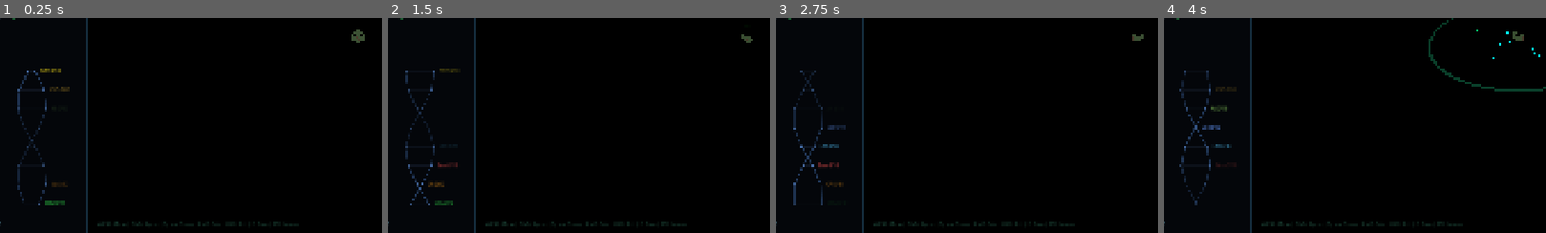
Above: before the commit, frames 1-4 (left to right).
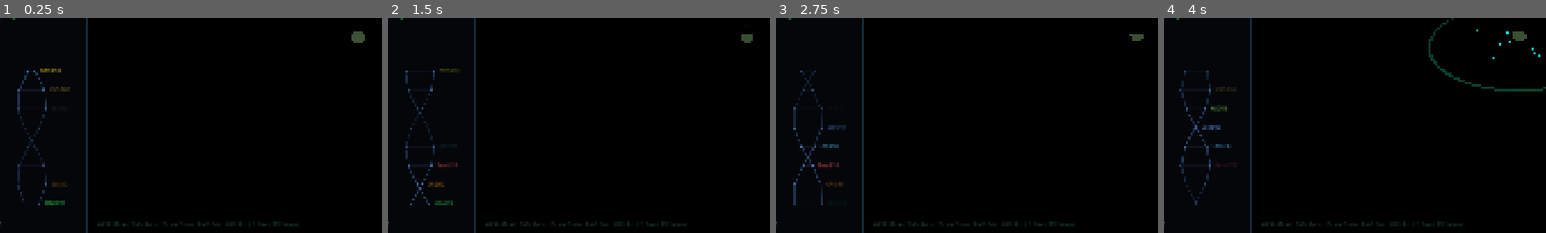
Above: after the commit, the same moments.

Repository: gnoobs75/3volov3
Game: Godot game, scene res://scenes/snake_stage.tscn
Same seed, same stepped clock (60 frames per second), same inputs: the game is played once before the commit and once after it. This scene is started directly instead of the project's main scene.
Inputs (mouse positions are % of the whole screen's width and height, from its top left):
- Up to frame 1 (0.25 s): no input
- Up to frame 2 (1.5 s): tap Enter at 0.5 s; move the mouse to (72, 45) at 0.52 s; press the mouse at (72, 45) at 0.53 s; hold D (move_right) 0.53-1.25 s; tap Space at 0.77 s; release the mouse at (72, 45) at 1.25 s; drag from (30, 55) to (45, 70) at 1.27 s
- Up to frame 3 (2.75 s): move the mouse to (60, 28) at 2.02 s; hold D (move_right) from 2.03 s (still down); hold Q (focus_out) from 2.03 s (still down)
- Up to frame 4 (4 s): release D (move_right) at 2.75 s; release Q (focus_out) at 2.75 s; drag from (45, 70) to (20, 35) at 2.77 s; move the mouse to (80, 65) at 3.52 s; hold A (move_left) from 3.53 s (still down); tap F (metabolize) at 3.6 s; tap Space at 3.77 s
The pictures show only the part of the screen within x 3-53%, y 50-100%; the shares and areas given below are measured in that part.

The runs differ from the first frame. In frame 1, less than 0.1% of the frame differs, in the area x 92-95%, y 5-12%; in frame 2, less than 0.1%; in frame 3, less than 0.1%; in frame 4, less than 0.1%, in the area x 92-95%, y 6-10%.

Commit message:
Fix worm head facing backward: wrapper node flips to face forward
The head model's jaw was mapped to local -Z via rotation.x=-PI/2,
but the worm moves in local +Z. This caused eyes/face to always
face the camera behind the worm instead of looking forward.

Fix: HeadWrapper node with rotation.y=PI flips the model so the
jaw faces +Z (movement direction). Also adds:
- Strong forward lunge on RMB bite (velocity + head offset tween)
- Eye flashlight for Blender model path (was billboard-only)

Co-Authored-By: Claude Opus 4.6 <noreply@anthropic.com>

Diff:
--- a/scripts/snake_stage/player_worm.gd
+++ b/scripts/snake_stage/player_worm.gd
@@ -49,6 +49,7 @@
 var _face_canvas: Control = null
 var _head_mesh: MeshInstance3D = null
 var _head_node: Node3D = null  # Root of imported Blender head model
+var _head_wrapper: Node3D = null  # Orientation wrapper (rotation.y=PI to face forward)
 
 # --- Trifold Jaw ---
 var _jaw_petals: Array[Node3D] = []  # 3 pivot nodes holding jaw cone + teeth
@@ -56,7 +57,10 @@
 var _jaw_state: int = 0  # 0=closed, 1=open, 2=bite
 var _bite_cooldown: float = 0.0
 var _bite_tween: Tween = null
+var _lunge_tween: Tween = null
+var _lunge_offset: float = 0.0  # Forward head offset during bite
 const BITE_COOLDOWN_TIME: float = 0.5
+const LUNGE_VELOCITY: float = 18.0  # Forward impulse on bite
 
 # --- Stealth & Combat ---
 var noise_level: float = 0.0  # 0.0-1.0 for WBC detection
@@ -113,13 +117,18 @@
 	# Load the Blender head model with trifold jaw
 	var head_scene: PackedScene = load("res://models/worm_head.glb")
 	if head_scene:
+		# Wrapper node: rotation.y=PI flips the model so jaw faces +Z (movement direction)
+		# Without this, rotation.x=-PI/2 maps jaw to -Z (backward toward camera)
+		_head_wrapper = Node3D.new()
+		_head_wrapper.name = "HeadWrapper"
+		_head_wrapper.position = Vector3(0, 0.6, 0)
+		_head_wrapper.rotation.y = PI
+		add_child(_head_wrapper)
+
 		_head_node = head_scene.instantiate()
 		_head_node.name = "HeadModel"
-		# Blender Z-up export to Y-up: jaw (Blender +Z) becomes +Y in Godot
-		# Rotate -90° around X to point jaw forward (-Z in Godot = forward)
-		_head_node.position = Vector3(0, 0.6, 0)
 		_head_node.rotation.x = -PI * 0.5
-		add_child(_head_node)
+		_head_wrapper.add_child(_head_node)
 
 		# Find the WormHead MeshInstance3D for material/transparency control
 		_head_mesh = _head_node.find_child("WormHead", true, false) as MeshInstance3D
@@ -136,6 +145,18 @@
 			var pivot: Node3D = _head_node.find_child("JawPivot_%d" % i, true, false)
 			if pivot:
 				_jaw_petals.append(pivot)
+
+		# Eye flashlight (forward-facing spotlight for cave illumination)
+		_eye_light = SpotLight3D.new()
+		_eye_light.light_color = Color(0.35, 0.55, 0.15)
+		_eye_light.light_energy = 0.6
+		_eye_light.spot_range = 8.0
+		_eye_light.spot_angle = 55.0
+		_eye_light.spot_attenuation = 1.5
+		_eye_light.shadow_enabled = false
+		_eye_light.position = Vector3(0, 0.3, 0.5)
+		_eye_light.rotation.x = deg_to_rad(-10.0)
+		_head_wrapper.add_child(_eye_light)
 	else:
 		# Fallback: procedural head if GLB not found
 		_build_head_procedural()
@@ -192,7 +213,19 @@
 		return
 	_jaw_state = 2
 	_bite_cooldown = BITE_COOLDOWN_TIME
-	# Kill existing tween
+
+	# --- LUNGE: immediate forward thrust ---
+	var forward: Vector3 = Vector3(sin(_heading), 0, cos(_heading))
+	velocity += forward * LUNGE_VELOCITY
+
+	# Head lunge animation (offset head forward then back)
+	if _lunge_tween and _lunge_tween.is_valid():
+		_lunge_tween.kill()
+	_lunge_tween = create_tween()
+	_lunge_tween.tween_property(self, "_lunge_offset", 0.6, 0.06).set_ease(Tween.EASE_OUT).set_trans(Tween.TRANS_BACK)
+	_lunge_tween.tween_property(self, "_lunge_offset", 0.0, 0.25).set_ease(Tween.EASE_IN).set_trans(Tween.TRANS_CUBIC)
+
+	# --- JAW: rip open then snap shut ---
 	if _bite_tween and _bite_tween.is_valid():
 		_bite_tween.kill()
 	_bite_tween = create_tween()
@@ -463,9 +496,12 @@
 	# --- Update face ---
 	_update_face(delta)
 
-	# --- Head bob ---
+	# --- Head bob + lunge offset ---
 	var bob: float = sin(_time * 8.0) * 0.05 * clampf(absf(_current_speed) / BASE_SPEED, 0.0, 1.0)
-	if _head_node:
+	if _head_wrapper:
+		_head_wrapper.position.y = 0.6 + bob
+		_head_wrapper.position.z = _lunge_offset  # Forward lunge during bite
+	elif _head_node:
 		_head_node.position.y = 0.6 + bob
 	elif _head_mesh:
 		_head_mesh.position.y = 0.6 + bob
@@ -479,7 +515,13 @@
 			_eye_light.light_energy *= 0.3
 
 func _update_segments(delta: float) -> void:
-	var prev_pos: Vector3 = _head_node.position if _head_node else _head_mesh.position
+	var prev_pos: Vector3
+	if _head_wrapper:
+		prev_pos = _head_wrapper.position
+	elif _head_node:
+		prev_pos = _head_node.position
+	else:
+		prev_pos = _head_mesh.position
 	for i in range(_segments.size()):
 		var seg: MeshInstance3D = _segments[i]
 		var desired_dist: float = (i + 1) * SEGMENT_SPACING
@@ -692,6 +734,3 @@
 	for target in targets:
 		if target.has_method("take_damage"):
 			target.take_damage(25.0)
-	# Brief forward lunge
-	var forward: Vector3 = Vector3(sin(_heading), 0, cos(_heading))
-	velocity += forward * 8.0
